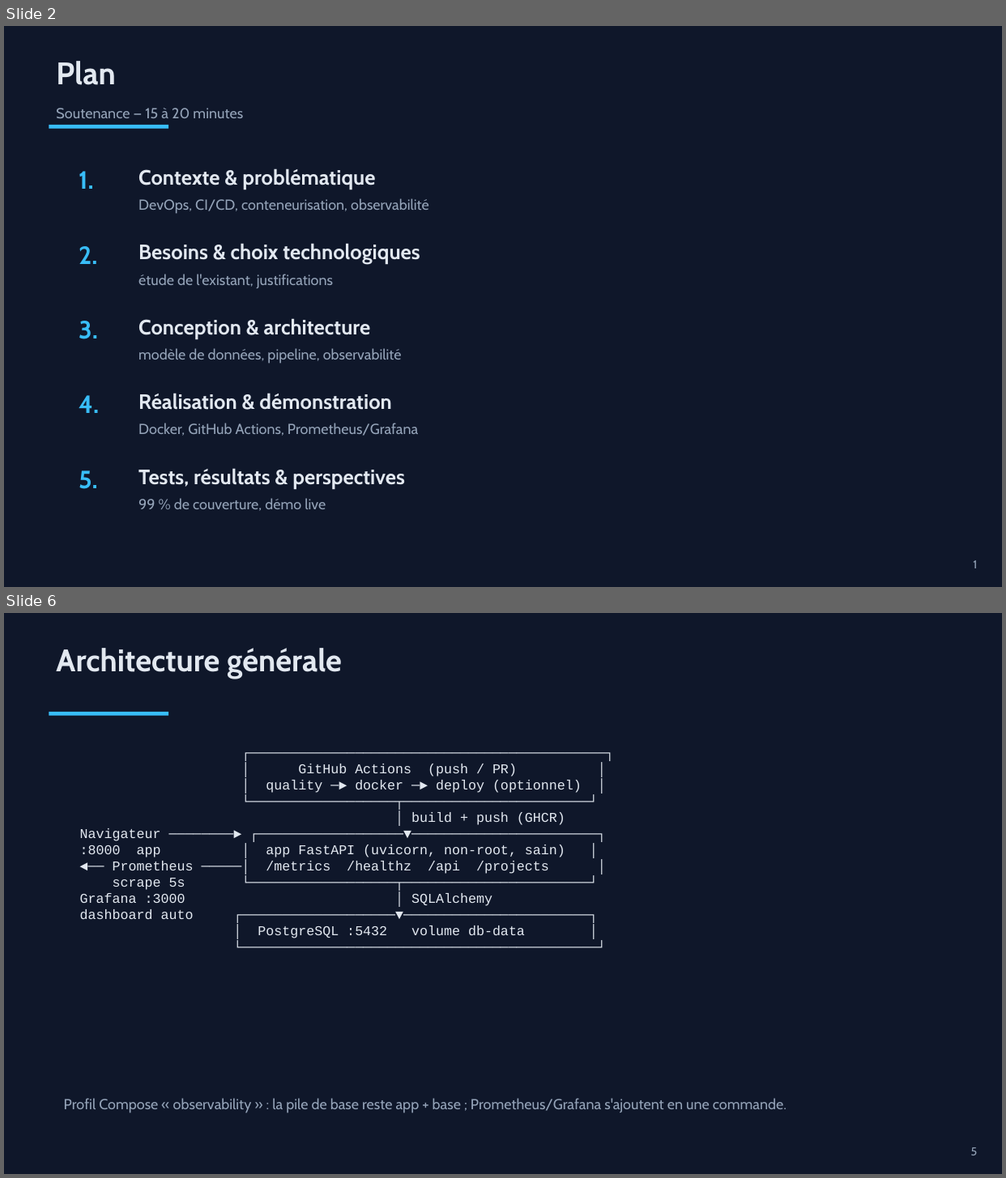
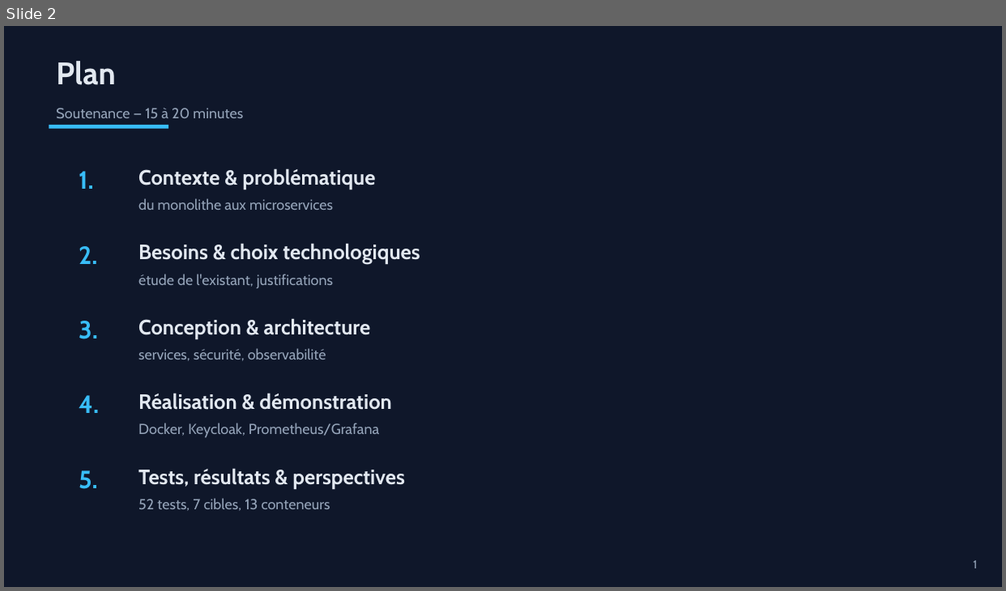
Before and after one commit to Chouaib-Raichy/PFE, a slide deck: soutenance/soutenance.pptx. Shown one above the other, each under a label of ours: slides 2 and 6 before the commit, slide 2 after it; the slides between them are not shown. The pictures are 1006x1178 and 1006x591 pixels, drawn with LibreOffice and Linux fonts; fonts in the diff are those of the drawing. Boxes give left, top, right and bottom in pixels: in the first picture for what was removed or moved away, otherwise in the second. Text is boxed around its words. In the diff, an @@ line names an element or a change of style, - is before the commit and + after.

```diff
--- a/soutenance/soutenance.pptx
+++ b/soutenance/soutenance.pptx
@@ slide 6 removed at <box>4,613,1002,1174</box>, background #0F172A @@
@@ text removed at <box>56,648,342,679</box> @@
-Architecture générale
@@ rectangle removed at <box>49,712,168,716</box> @@
@@ text removed at <box>80,764,582,939</box> @@
-┌────────────────────────────────────────────┐
-│ GitHub Actions (push / PR) │
-│ quality ─► docker ─► deploy (optionnel) │
-└──────────────────┬───────────────────────┘
-│ build + push (GHCR)
-Navigateur ────────► ┌──────────────────▼───────────────────────┐
-:8000 app │ app FastAPI (uvicorn, non-root, sain) │
-◄── Prometheus ─────│ /metrics /healthz /api /projects │
-scrape 5s └──────────────────┬───────────────────────┘
-Grafana :3000 │ SQLAlchemy
-dashboard auto ┌───────────────────▼───────────────────────┐
-│ PostgreSQL :5432 volume db-data │
-└────────────────────────────────────────────┘
@@ text removed at <box>64,1098,786,1114</box> @@
-Profil Compose « observability » : la pile de base reste app + base ; Prometheus/Grafana s'ajoutent en une commande.
@@ text removed at <box>971,1148,978,1156</box> @@
-5
@@ slide 2 changed as well @@
@@ text at <box>138,199,333,210</box>: text changed @@
-DevOps, CI/CD, conteneurisation, observabilité
+du monolithe aux microservices
@@ text at <box>138,348,326,361</box>: text changed @@
-modèle de données, pipeline, observabilité
+services, sécurité, observabilité
@@ text at <box>138,423,379,438</box>: text changed @@
-Docker, GitHub Actions, Prometheus/Grafana
+Docker, Keycloak, Prometheus/Grafana
@@ text at <box>138,498,330,511</box>: text changed @@
-99 % de couverture, démo live
+52 tests, 7 cibles, 13 conteneurs
```
Also in this commit, not shown: 6 other slides changed, 11 slides added, 8 other slides removed, 4 other files.
